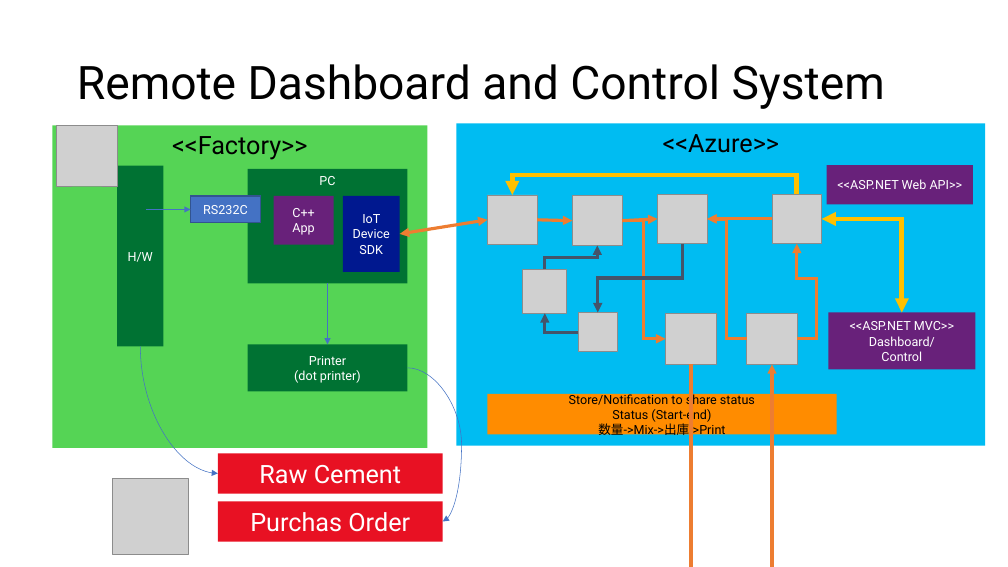
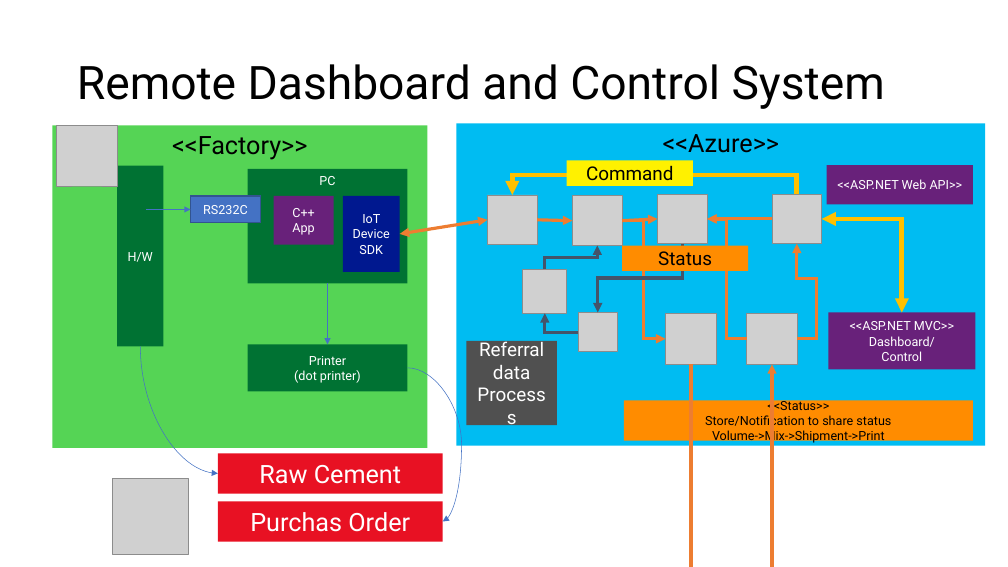
Before and after one commit to ichikawatakeshi/sumitem-hackfest-2017, a slide deck: slide 1 of docs/20170124_Microsoft_IoTHackfest_住友セメントシステム.pptx. Drawn at 1008x567 pixels with LibreOffice and Linux fonts; fonts in the diff are those of the drawing; grey boxes stand for pictures. Boxes give left, top, right and bottom in pixels: in the first picture for what was removed or moved away, otherwise in the second. Text is boxed around its words. In the diff, an @@ line names an element or a change of style, - is before the commit and + after.

Commit message:
Document Updated - adding realtime monitoring by SignalR

```diff
--- a/docs/20170124_Microsoft_IoTHackfest_住友セメントシステム.pptx
+++ b/docs/20170124_Microsoft_IoTHackfest_住友セメントシステム.pptx
@@ rectangle added at (x1=567, y1=160, x2=693, y2=186), fill #FFF100, 18 pt, text #000000 @@
+Command
@@ rectangle added at (x1=622, y1=246, x2=749, y2=271), fill #FF8C00, 18 pt, text #000000 @@
+Status
@@ rectangle added at (x1=467, y1=341, x2=557, y2=426), fill #505050, 18 pt, text #FFFFFF @@
+Referral data Processs
@@ rectangle "<<Status>>" moved from (x1=488, y1=394, x2=837, y2=434) to (x1=624, y1=400, x2=973, y2=440) @@
@@ text in rectangle at (x1=767, y1=398, x2=829, y2=414): paragraph added @@
+<<Status>>
@@ text in rectangle at (x1=712, y1=428, x2=885, y2=444): text changed @@
-Status (Start-end)
-数量->Mix->出庫->Print
+Volume->Mix->Shipment->Print
```
